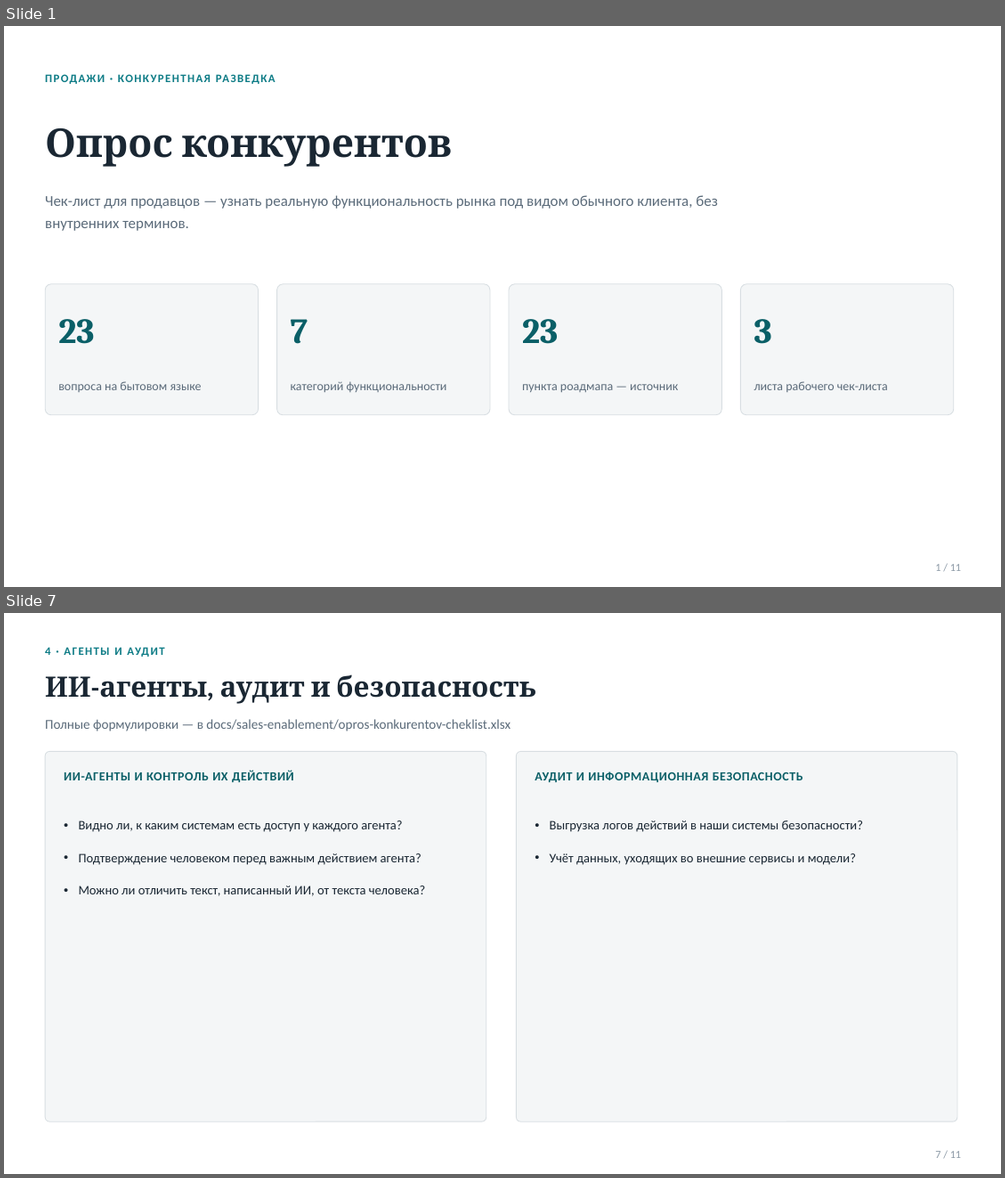
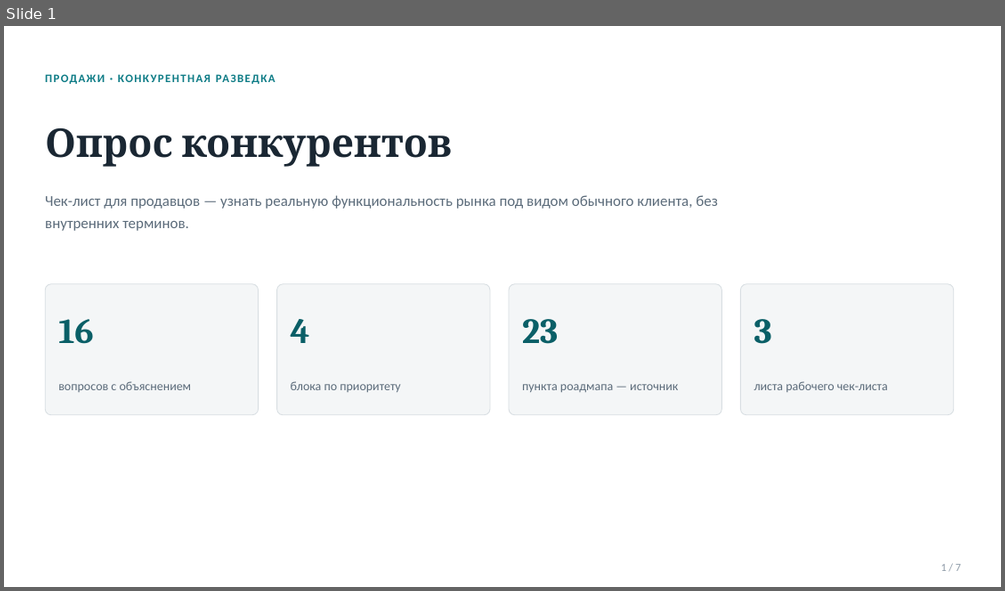
Before and after one commit to vladilslavandrosov-prog/job-RAG, a slide deck: docs/sales-enablement/opros-konkurentov-presentation.pptx. Shown one above the other, each under a label of ours: slides 1 and 7 before the commit, slide 1 after it; the slides between them are not shown. The pictures are 1005x1178 and 1005x591 pixels, drawn with LibreOffice and Linux fonts; fonts in the diff are those of the drawing. Boxes give left, top, right and bottom in pixels: in the first picture for what was removed or moved away, otherwise in the second. Text is boxed around its words. In the diff, an @@ line names an element or a change of style, - is before the commit and + after.

```diff
--- a/docs/sales-enablement/opros-konkurentov-presentation.pptx
+++ b/docs/sales-enablement/opros-konkurentov-presentation.pptx
@@ slide 7 removed at [4, 613, 1001, 1174], background #FFFFFF @@
@@ text removed at [45, 647, 121, 655] @@
-4 · АГЕНТЫ И АУДИТ
@@ text removed at [45, 674, 535, 704] @@
-ИИ-агенты, аудит и безопасность
@@ text removed at [45, 719, 510, 731] @@
-Полные формулировки — в docs/sales-enablement/opros-konkurentov-cheklist.xlsx
@@ rounded rectangle removed at [45, 751, 486, 1121] @@
@@ text removed at [64, 770, 294, 782] @@
-ИИ-АГЕНТЫ И КОНТРОЛЬ ИХ ДЕЙСТВИЙ
@@ rounded rectangle removed at [517, 751, 957, 1121] @@
@@ text removed at [534, 771, 803, 782] @@
-АУДИТ И ИНФОРМАЦИОННАЯ БЕЗОПАСНОСТЬ
@@ text removed at [79, 820, 425, 896] @@
-• Видно ли, к каким системам есть доступ у каждого агента?
-• Подтверждение человеком перед важным действием агента?
-• Можно ли отличить текст, написанный ИИ, от текста человека?
@@ text removed at [550, 820, 863, 865] @@
-• Выгрузка логов действий в наши системы безопасности?
-• Учёт данных, уходящих во внешние сервисы и модели?
@@ text removed at [935, 1151, 961, 1158] @@
-7 / 11
@@ slide 1 changed as well @@
@@ text at [58, 319, 93, 344]: text changed @@
-23
+16
@@ text at [291, 319, 310, 343]: text changed @@
-7
+4
@@ text at [58, 381, 192, 392]: text changed @@
-вопроса на бытовом языке
+вопросов с объяснением
@@ text at [291, 381, 400, 392]: text changed @@
-категорий функциональности
+блока по приоритету
@@ text at [941, 564, 961, 571]: text changed @@
-1 / 11
+1 / 7
```
Also in this commit, not shown: 3 other slides changed, 3 slides added, 6 other slides removed, 1 other file.
